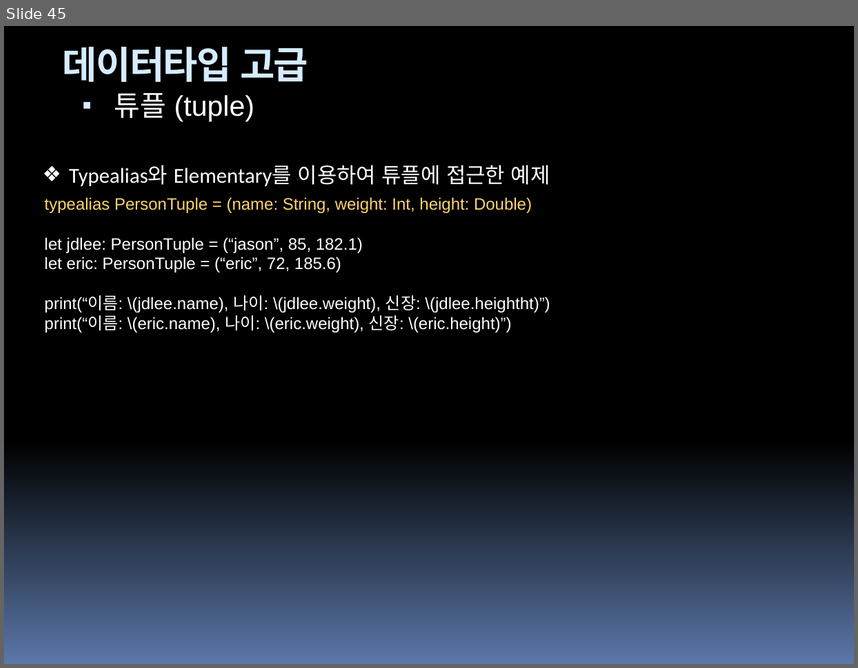
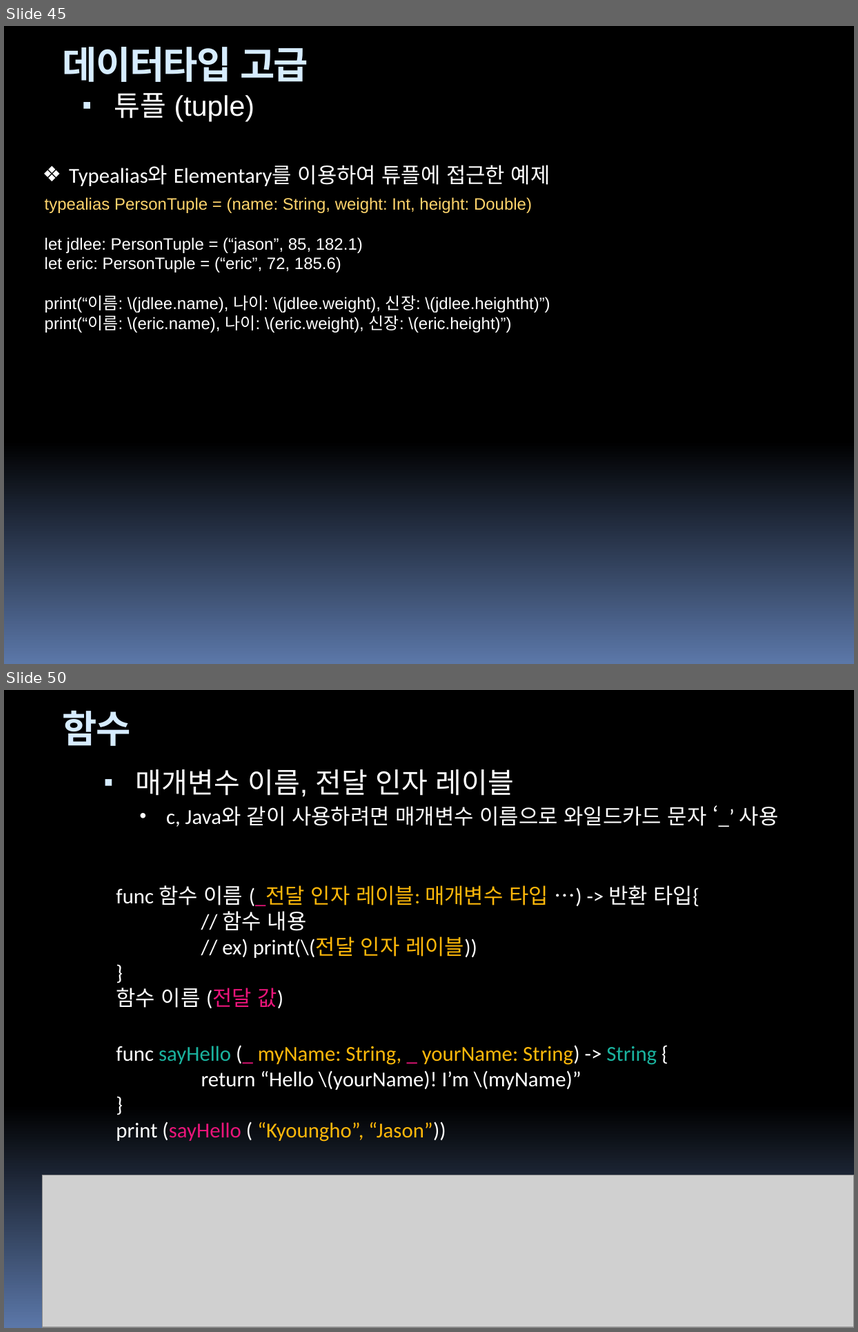
Before and after one commit to hounga13/helloSwift, a slide deck: Swift세미나자료.pptx. Shown one above the other, each under a label of ours: slide 45 before the commit, slides 45 and 50 after it; the slides between them are not shown. The pictures are 858x668 and 858x1332 pixels, drawn with LibreOffice and Linux fonts; fonts in the diff are those of the drawing; grey boxes stand for pictures. Boxes give left, top, right and bottom in pixels: in the first picture for what was removed or moved away, otherwise in the second. Text is boxed around its words. In the diff, an @@ line names an element or a change of style, - is before the commit and + after.

```diff
--- a/Swift세미나자료.pptx
+++ b/Swift세미나자료.pptx
@@ slide 50 added at (4, 690, 854, 1328), background gradient #000000 to #5B77A8 @@
@@ title added at (63, 710, 131, 746), 32 pt, text #D6ECFF, bold @@
+함수
@@ rectangle added at (25, 753, 25, 787), fill #000000 @@
@@ rectangle added at (27, 753, 27, 787), fill #000000 @@
@@ rectangle added at (29, 753, 31, 787), fill #000000 @@
@@ rectangle added at (33, 753, 37, 787), fill #000000 @@
@@ text added at (136, 769, 779, 827), 18 pt, text #FFFFFF @@
+▪ 매개변수 이름, 전달 인자 레이블
+  • c, Java와 같이 사용하려면 매개변수 이름으로 와일드카드 문자 ‘_’ 사용
@@ text added at (116, 885, 700, 1008), 18 pt, text #FFFFFF @@
+func 함수 이름 (_전달 인자 레이블: 매개변수 타입 …) -> 반환 타입{
+// 함수 내용
+// ex) print(\(전달 인자 레이블))
+}
+함수 이름 (전달 값)
@@ text added at (116, 1045, 657, 1141), 18 pt, text #FFFFFF @@
+func sayHello (_ myName: String, _ yourName: String) -> String {
+return “Hello \(yourName)! I’m \(myName)”
+}
+print (sayHello ( “Kyoungho”, “Jason”))
@@ picture added at (42, 1174, 854, 1327) @@
```
Also in this commit, not shown: 32 slides changed, 11 other slides added, 1 other file.
